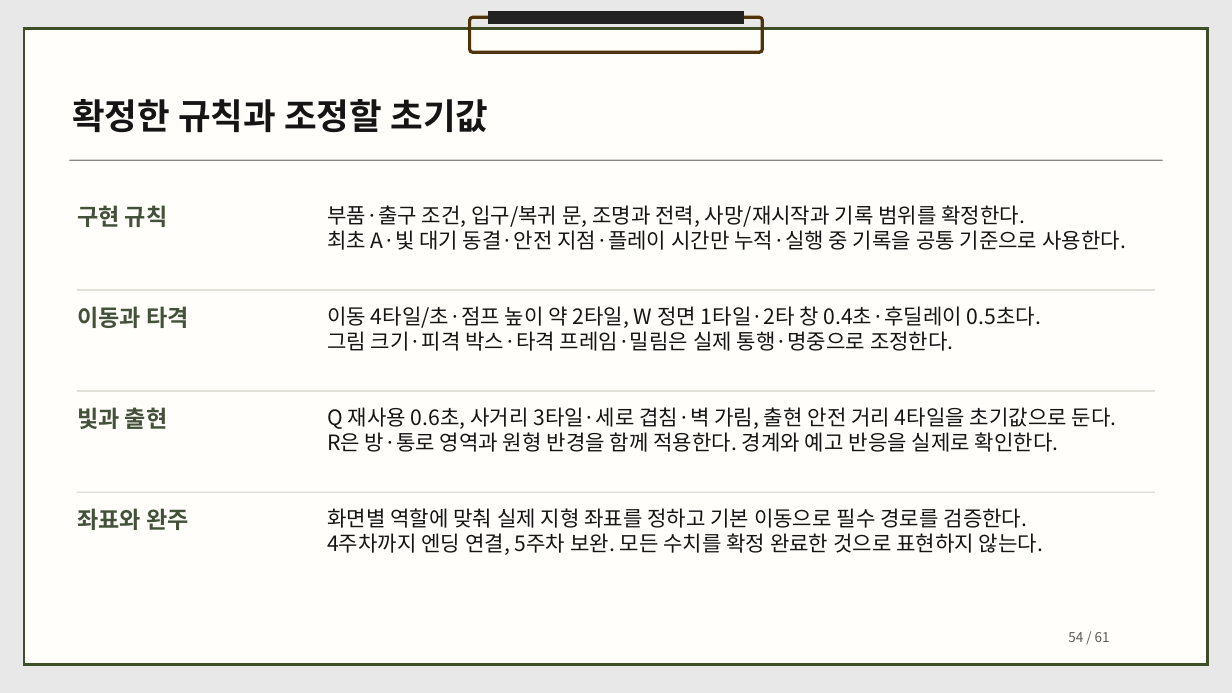
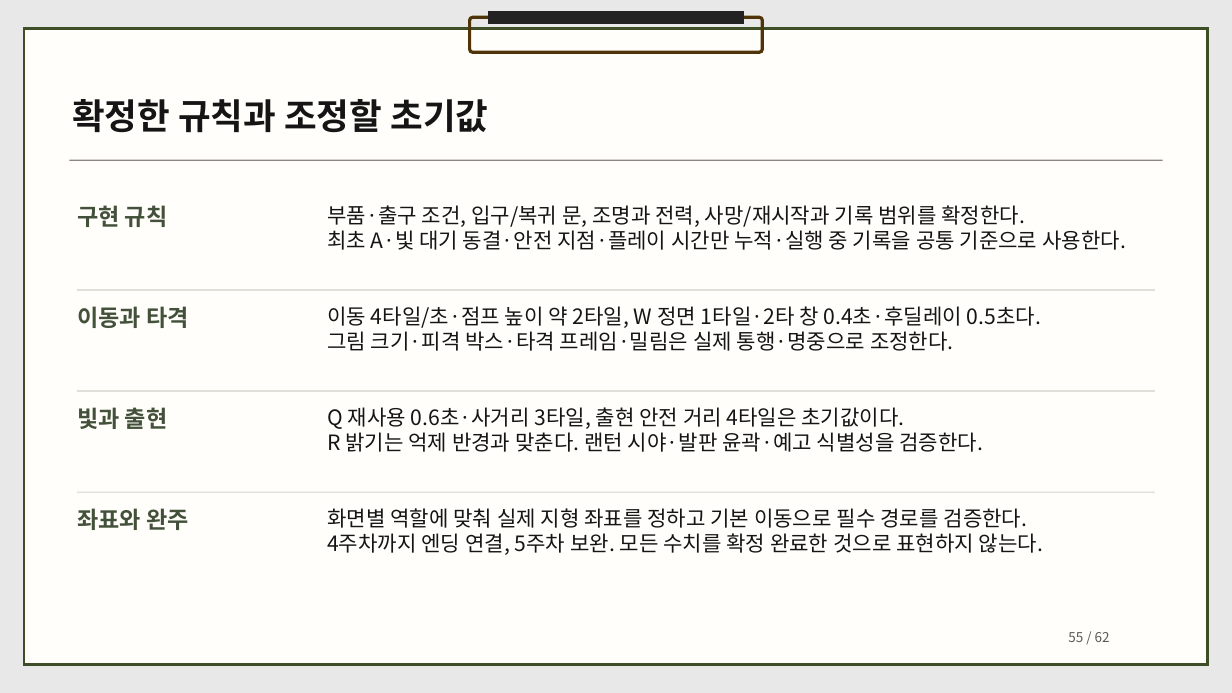
Before and after one commit to dbguswh/2Dgame_project, a slide deck: slide 55 of 2D게임프로그래밍 기획서.pptx (slide 54 before the commit). Drawn at 1232x693 pixels with LibreOffice and Linux fonts; fonts in the diff are those of the drawing. Boxes give left, top, right and bottom in pixels: in the first picture for what was removed or moved away, otherwise in the second. Text is boxed around its words. In the diff, an @@ line names an element or a change of style, - is before the commit and + after.

Commit message:
기획서에 어둠·랜턴·R·영구 점등 페이지와 관련 개발 계획 반영

```diff
--- a/2D게임프로그래밍 기획서.pptx
+++ b/2D게임프로그래밍 기획서.pptx
@@ text at box(327, 407, 983, 452): text changed @@
-Q 재사용 0.6초, 사거리 3타일·세로 겹침·벽 가림, 출현 안전 거리 4타일을 초기값으로 둔다.
-R은 방·통로 영역과 원형 반경을 함께 적용한다. 경계와 예고 반응을 실제로 확인한다.
+Q 재사용 0.6초·사거리 3타일, 출현 안전 거리 4타일은 초기값이다.
+R 밝기는 억제 반경과 맞춘다. 랜턴 시야·발판 윤곽·예고 식별성을 검증한다.
@@ text at box(1068, 632, 1110, 642): text changed @@
-54 / 61
+55 / 62
```
Also in this commit, not shown: 59 other slides changed, 1 slide added.
